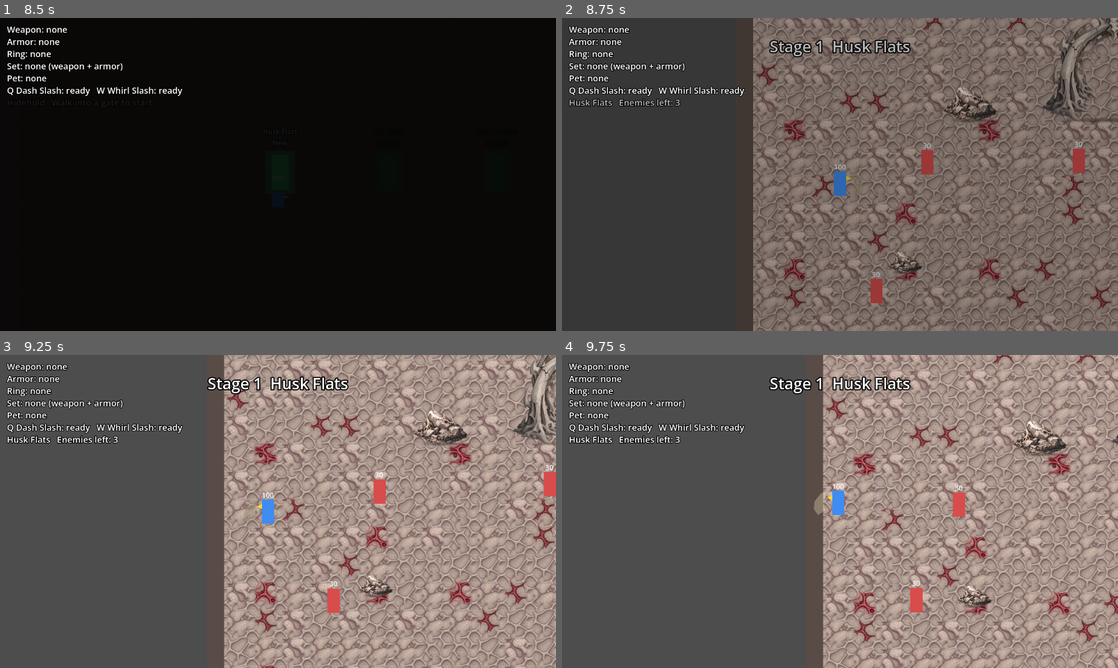
Above: before the commit, frames 1-4 (two rows, left to right).
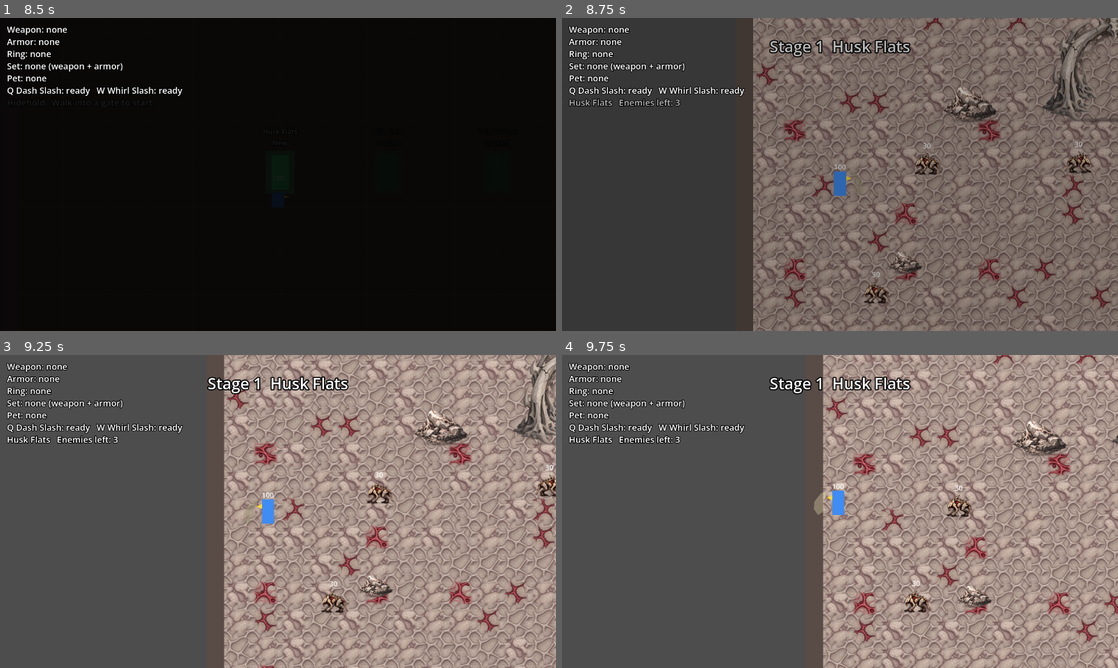
Above: after the commit, the same moments.

Repository: knc219-a11y/second-game
Game: Godot game, scene res://scenes/title.tscn
The game is run twice, just before and just after one commit, with the same random seed, the same clock (stepped at 60 frames per second) and the same inputs.
Inputs:
- Up to frame 1 (8.5 s): tap Enter (ui_accept) at 0.5, 0.77, 1.52, 3.02, 3.77, 4.52, 6.02, 6.77, 7.52 s; hold Right (move_right) 0.53-1.28 s; hold X (attack) 0.53-1.28 s; tap Space (roll) at 0.8, 1.35, 2.3, 2.85, 3.8, 4.35, 5.3, 5.85, 6.8, 7.35, 8.3 s; hold Down (move_down) 1.28-2.03 s; tap X (attack) every 1.5 s from 1.55 to 7.55 s; hold Right (move_right) 2.03-2.78 s; hold X (attack) 2.03-2.78 s; hold Up (move_up) 2.78-3.53 s; hold X (attack) 3.53-4.28 s; hold Left (move_left) 3.53-5.03 s; hold Down (move_down) 5.03-5.78 s; hold X (attack) 5.03-5.78 s; hold Right (move_right) 5.78-6.53 s; hold Up (move_up) 6.53-7.28 s; hold X (attack) 6.53-7.28 s; hold Right (move_right) 7.28-8.03 s; hold Down (move_down) from 8.03 s (still down); hold X (attack) from 8.03 s (still down)
- Up to frame 2 (8.75 s): keep holding Down (move_down); keep holding X (attack)
- Up to frame 3 (9.25 s): release Down (move_down) at 8.78 s; release X (attack) at 8.78 s; hold Left (move_left) from 8.78 s (still down); tap Space (roll) at 8.85 s; tap Enter (ui_accept) at 9.02 s; tap X (attack) at 9.05 s
- Up to frame 4 (9.75 s): release Left (move_left) at 9.53 s; hold Up (move_up) from 9.53 s (still down); hold X (attack) from 9.53 s (still down)

Frame 1 is identical in both runs. In frame 2, 0.7% of the frame differs, in the area x 54-96%, y 41-92%; in frame 3, 0.7%; in frame 4, 0.5%.

Commit message:
Stage 1 normal enemy wears the Husk Crawler sprite
80x64 x4 strip (stand, two steps, lunge), origin at the feet centre,
right-facing with flip_h for left. Body polygon stays hidden and keeps
driving flash/telegraph colours through a small tint shader. Stage 2-3
and the dungeon keep the placeholder; combat values and boxes unchanged.

Co-Authored-By: Claude Opus 5.5 (1M context) <noreply@anthropic.com>
Claude-Session: https://claude.ai/code/session_01RuXH2CVF2FLfrCfbKWbWQ6

Diff:
--- a/scripts/enemy.gd
+++ b/scripts/enemy.gd
@@ -116,6 +116,22 @@
 @export var death_shard_distance: float = 46.0
 # How far ahead (px) it looks for something in its way before sidestepping.
 @export var sidestep_lookahead: float = 8.0
+# Painted look (Stage 1 only, set by test_map before add_child): a strip of
+# frames sprite_frame_size each, facing right, origin at the feet centre
+# (sprite_origin). It replaces the placeholder Body, which stays hidden but
+# keeps holding the flash/telegraph colour that tints the sprite. Frames: 0
+# stand (idle), 1 and 2 steps (walk is 1,0,2,0), 2 wind-up, 3 lunge (attack).
+# Left is the same frames flipped. Hit/hurt boxes are unchanged.
+@export var sprite_sheet: Texture2D
+@export var sprite_frame_size: Vector2 = Vector2(80, 64)
+@export var sprite_origin: Vector2 = Vector2(40, 60)
+@export var walk_fps: float = 8.0
+# How far (px) the sprite leans back in the wind-up and forward in the lunge.
+@export var windup_lean: float = 3.0
+@export var lunge_lean: float = 4.0
+@export var sprite_shard_color: Color = Color(0.82, 0.7, 0.6, 1)
+const WALK_FRAMES := [1, 0, 2, 0]
+const TINT_SHADER := preload("res://scripts/sprite_tint.gdshader")
 
 enum AttackPhase { NONE, STARTUP, ACTIVE, RECOVERY }
 
@@ -142,6 +158,10 @@
 var sidestep_dir: int = 0
 # Same size as the shot's collision box (projectile.tscn), for the lane check.
 var lane_shape := RectangleShape2D.new()
+var sprite: Sprite2D
+var walk_time: float = 0.0
+# 1 = right, -1 = left (sprite only; attacks still use attack_pivot.scale.x).
+var facing: int = 1
 
 @onready var hp_label: Label = $HpLabel
 # Placeholder attack visual; scale.x is locked toward the Player at attack start.
@@ -163,6 +183,8 @@
 	hp_label.text = str(hp)
 	add_to_group("enemies")
 	player = get_tree().get_first_node_in_group("player") as Node2D
+	if sprite_sheet:
+		_setup_sprite()
 
 
 func _physics_process(delta: float) -> void:
@@ -185,7 +207,64 @@
 	if flash_time_left > 0.0:
 		flash_time_left -= delta
 		if flash_time_left <= 0.0:
-			body.color = _body_color()
+			_paint(_body_color())
+	_update_sprite(delta)
+
+
+func _setup_sprite() -> void:
+	sprite = Sprite2D.new()
+	sprite.name = "Sprite"
+	sprite.texture = sprite_sheet
+	sprite.hframes = int(sprite_sheet.get_width() / sprite_frame_size.x)
+	sprite.centered = false
+	sprite.offset = -sprite_origin
+	var mat := ShaderMaterial.new()
+	mat.shader = TINT_SHADER
+	sprite.material = mat
+	add_child(sprite)
+	move_child(sprite, body.get_index())
+	body.visible = false
+
+
+# Body colour (base, hit flash, telegraph); with a sprite, anything but the
+# base colour is laid over it (strongest for the flash).
+func _paint(c: Color) -> void:
+	body.color = c
+	if sprite:
+		var tint := Color(c, 0.0)
+		if c == flash_color:
+			tint.a = 0.85
+		elif c != base_color:
+			tint.a = 0.5
+		sprite.material.set_shader_parameter("tint", tint)
+
+
+func _update_sprite(delta: float) -> void:
+	if sprite == null:
+		return
+	var frame := 0
+	var lean := 0.0
+	if attack_phase != AttackPhase.NONE:
+		facing = int(attack_pivot.scale.x)
+		if attack_phase == AttackPhase.STARTUP:
+			frame = 2
+			lean = -windup_lean
+		else:
+			frame = 3
+			lean = lunge_lean if attack_phase == AttackPhase.ACTIVE else 0.0
+	elif knockback_time_left <= 0.0:
+		if absf(velocity.x) > 1.0:
+			facing = 1 if velocity.x > 0.0 else -1
+		elif is_chasing and is_instance_valid(player):
+			facing = 1 if player.global_position.x >= global_position.x else -1
+		if velocity.length() > 1.0:
+			walk_time += delta
+			frame = WALK_FRAMES[int(walk_time * walk_fps) % WALK_FRAMES.size()]
+		else:
+			walk_time = 0.0
+	sprite.frame = frame
+	sprite.flip_h = facing < 0
+	sprite.position.x = lean * facing
 
 
 func _chase(delta: float) -> void:
@@ -372,7 +451,7 @@
 	attack_arc.visible = phase != AttackPhase.STARTUP and not is_ranged
 	# Don't overwrite a hit flash still in progress; it restores the color when done.
 	if flash_time_left <= 0.0:
-		body.color = _body_color()
+		_paint(_body_color())
 	match phase:
 		AttackPhase.STARTUP:
 			attack_pivot.modulate = Color(1, 1, 1, 1)
@@ -436,7 +515,7 @@
 		queue_free()
 		return
 
-	body.color = flash_color
+	_paint(flash_color)
 	flash_time_left = flash_duration
 
 	if (super_armor or is_counter) and attack_phase != AttackPhase.NONE:
@@ -487,15 +566,25 @@
 		dir = 1 if global_position.x >= player.global_position.x else -1
 	var world := player.get_parent()
 	# Body copy, pivot at the feet like the real one, so it tips over sideways.
-	var corpse := Polygon2D.new()
-	corpse.polygon = body.polygon
-	corpse.color = Color.WHITE
-	corpse.scale = body.scale
+	var corpse: Node2D
+	if sprite:
+		# Same frame, over-bright fading back to its own colours.
+		corpse = sprite.duplicate() as Sprite2D
+		corpse.material = null
+		corpse.modulate = Color(2.5, 2.5, 2.5, 1)
+	else:
+		corpse = Polygon2D.new()
+		corpse.polygon = body.polygon
+		corpse.color = Color.WHITE
+		corpse.scale = body.scale
 	corpse.global_position = global_position
 	corpse.z_index = 5
 	world.add_child(corpse)
 	var tween := corpse.create_tween()
-	tween.tween_property(corpse, "color", base_color, death_duration * 0.3)
+	if sprite:
+		tween.tween_property(corpse, "modulate", Color.WHITE, death_duration * 0.3)
+	else:
+		tween.tween_property(corpse, "color", base_color, death_duration * 0.3)
 	tween.parallel().tween_property(corpse, "rotation", dir * PI * 0.5, death_duration * 0.6) \
 		.set_trans(Tween.TRANS_QUAD).set_ease(Tween.EASE_IN)
 	tween.parallel().tween_property(corpse, "position:x", corpse.position.x + dir * death_slide, death_duration) \
@@ -507,7 +596,7 @@
 	for i in death_shard_count:
 		var shard := Polygon2D.new()
 		shard.polygon = PackedVector2Array([Vector2(-4, -4), Vector2(4, -4), Vector2(4, 4), Vector2(-4, 4)])
-		shard.color = base_color.lightened(0.2)
+		shard.color = sprite_shard_color if sprite else base_color.lightened(0.2)
 		shard.global_position = center
 		shard.rotation = randf() * TAU
 		shard.z_index = 6
--- /dev/null
+++ b/scripts/sprite_tint.gdshader
@@ -0,0 +1,11 @@
+shader_type canvas_item;
+
+// Lays tint.rgb over the sprite by tint.a (hit flash, telegraph colours).
+// Soft pixels (contact shadow) are left alone.
+uniform vec4 tint = vec4(1.0, 1.0, 1.0, 0.0);
+
+void fragment() {
+	vec4 c = texture(TEXTURE, UV);
+	c.rgb = mix(c.rgb, tint.rgb, tint.a * step(0.6, c.a));
+	COLOR = c * COLOR;
+}
--- a/scripts/test_map.gd
+++ b/scripts/test_map.gd
@@ -52,6 +52,9 @@
 const STAGE_FLOOR_COLORS := [Color(0.4, 0.3, 0.29, 1), Color(0.2, 0.19, 0.18, 1), Color(0.22, 0.1, 0.11, 1)]
 # Stage 1 rocks wear painted props instead of the flat boxes. Both PNGs have
 # their origin at the bottom centre (offset below); collisions stay the boxes.
+# Stage 1 normal enemy (Husk Crawler): 4 frames of 80x64, origin at the feet
+# centre (40,60); see enemy.gd sprite_sheet.
+const HUSK_CRAWLER_TEX := preload("res://art/stage1/enemies/s1_husk_crawler.png")
 const ROCK_PILE_TEX := preload("res://art/stage1/props/s1_rock_pile.png")
 const ROCK_PILLAR_TEX := preload("res://art/stage1/props/s1_rock_pillar.png")
 const ROCK_PILE_OFFSET := Vector2(-64, -92)
@@ -302,6 +305,9 @@
 			_make_tough(enemy)
 		elif entry[0] == "ranged":
 			_make_ranged(enemy)
+		elif stage == 1:
+			# Stage 1 normal (Husk Crawler) wears its painted sprite.
+			enemy.sprite_sheet = HUSK_CRAWLER_TEX
 		enemies.add_child(enemy)
 	print("Stage %d: %d enemies" % [stage, enemies.get_child_count()])
 	_show_banner("Stage %d  %s" % [stage, _stage_name()])
Binary file added: art/stage1/enemies/s1_husk_crawler.png
Not shown, added: art/stage1/enemies/s1_husk_crawler.png.import
Not shown, added: scripts/sprite_tint.gdshader.uid
